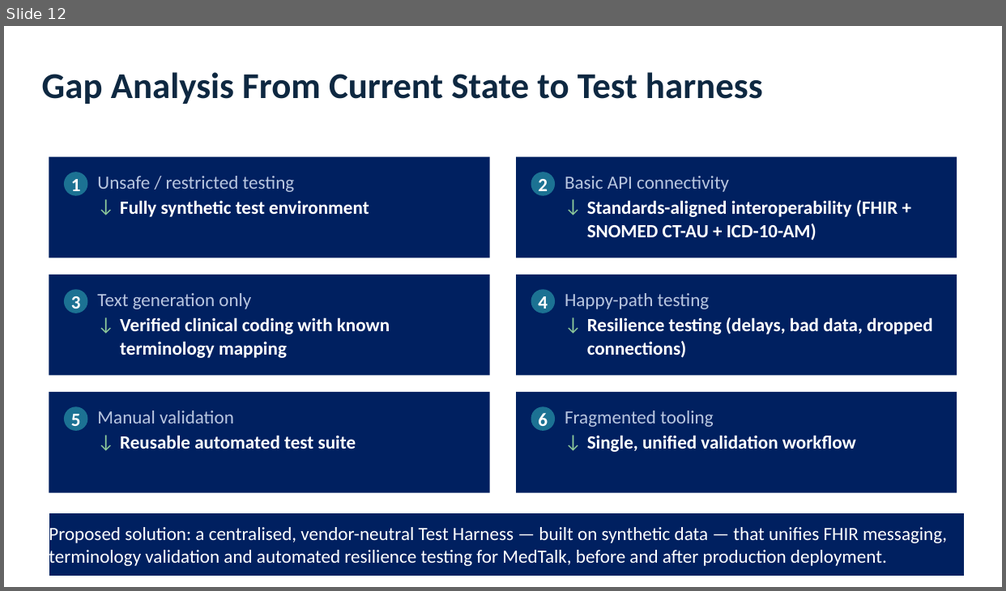
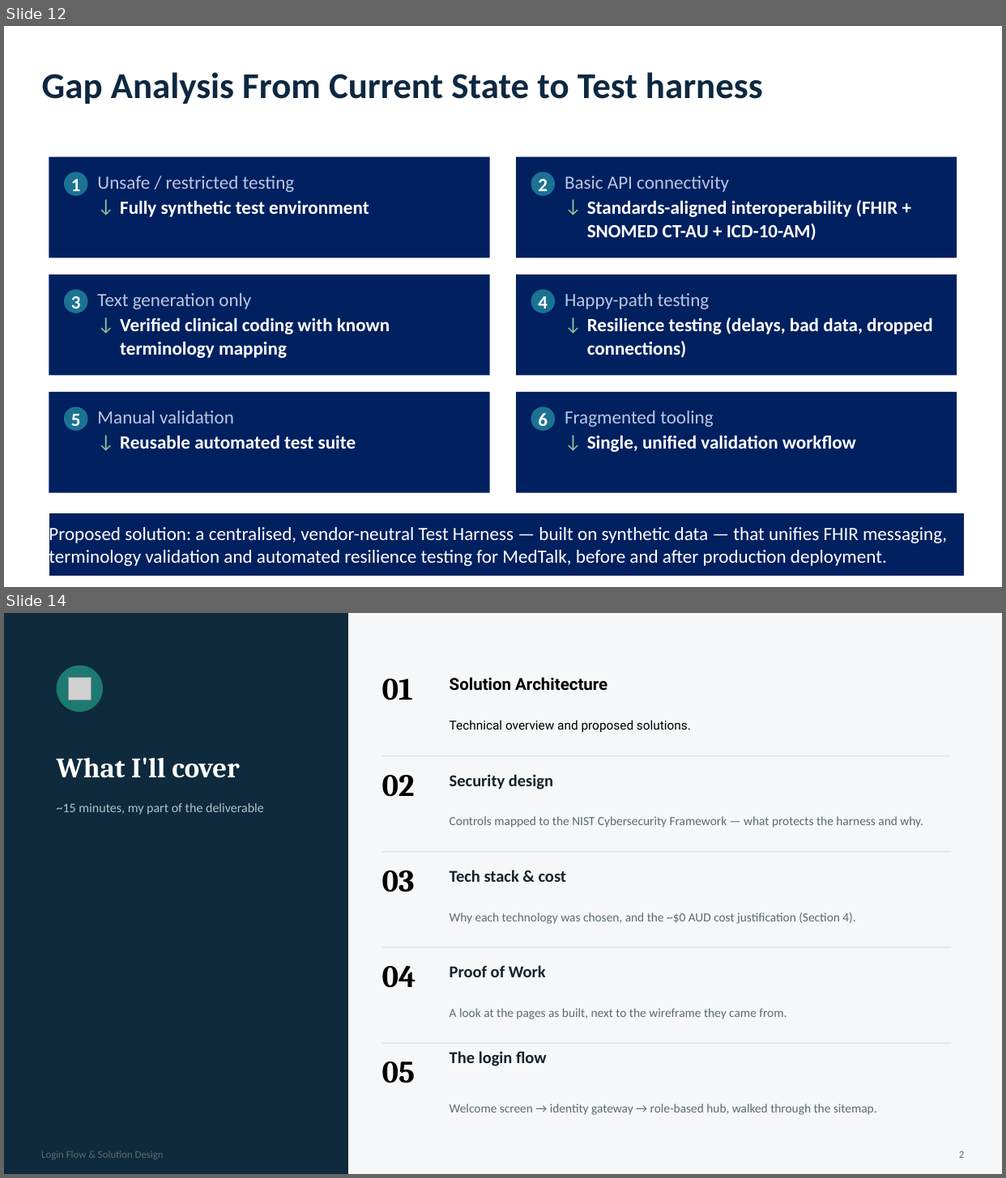
Before and after one commit to SkinnySeal17/HEAALTHCARE_SYSTEM, a slide deck: DOCUMENTS/Presentation_Assignment2.pptx. Shown one above the other, each under a label of ours: slide 12 before the commit, slides 12 and 14 after it; the slides between them are not shown. The pictures are 1006x591 and 1006x1178 pixels, drawn with LibreOffice and Linux fonts; fonts in the diff are those of the drawing; grey boxes stand for pictures. Boxes give left, top, right and bottom in pixels: in the first picture for what was removed or moved away, otherwise in the second. Text is boxed around its words. In the diff, an @@ line names an element or a change of style, - is before the commit and + after.

```diff
--- a/DOCUMENTS/Presentation_Assignment2.pptx
+++ b/DOCUMENTS/Presentation_Assignment2.pptx
@@ slide 14 added at <box>4,613,1002,1174</box>, background #F5F7F8 @@
@@ rectangle added at <box>4,613,348,1174</box>, fill #0F2A3D @@
@@ ellipse added at <box>57,666,103,712</box>, fill #1D7A73 @@
@@ picture added at <box>68,677,91,700</box> @@
@@ text added at <box>382,679,413,700</box>, 30 pt, text #000000, bold @@
+01
@@ text added at <box>450,677,607,691</box>, 16 pt, text #000000, bold @@
+Solution Architecture
@@ text added at <box>450,720,691,732</box>, 12 pt, text #000000 @@
+Technical overview and proposed solutions.
@@ text added at <box>57,757,240,778</box>, 27 pt, text #FFFFFF, bold @@
+What I'll cover
@@ line added from (382, 756) to (951, 756), #DCE2E5 1 pt @@
@@ text added at <box>382,775,415,797</box>, 30 pt, text #000000, bold @@
+02
@@ text added at <box>450,774,553,790</box>, 16 pt, text #16232C, bold @@
+Security design
@@ text added at <box>57,803,264,815</box>, 12.5 pt, text #AFC2CA @@
+~15 minutes, my part of the deliverable
@@ text added at <box>450,816,923,828</box>, 12 pt, text #5B6B73 @@
+Controls mapped to the NIST Cybersecurity Framework — what protects the harness and why.
@@ line added from (382, 852) to (951, 852), #DCE2E5 1 pt @@
@@ text added at <box>382,871,415,892</box>, 30 pt, text #000000, bold @@
+03
@@ text added at <box>450,870,567,882</box>, 16 pt, text #16232C, bold @@
+Tech stack & cost
@@ text added at <box>450,913,855,924</box>, 12 pt, text #5B6B73 @@
+Why each technology was chosen, and the ~$0 AUD cost justification (Section 4).
@@ line added from (382, 948) to (951, 948), #DCE2E5 1 pt @@
@@ text added at <box>382,965,416,988</box>, 30 pt, text #000000, bold @@
+04
@@ text added at <box>450,965,546,977</box>, 16 pt, text #16232C, bold @@
+Proof of Work
@@ text added at <box>450,1008,786,1020</box>, 12 pt, text #5B6B73 @@
+A look at the pages as built, next to the wireframe they came from.
@@ line added from (382, 1043) to (951, 1043), #DCE2E5 1 pt @@
@@ text added at <box>382,1062,415,1084</box>, 30 pt, text #000000, bold @@
+05
@@ text added at <box>450,1051,547,1067</box>, 16 pt, text #16232C, bold @@
+The login flow
@@ text added at <box>450,1104,877,1115</box>, 12 pt, text #5B6B73 @@
+Welcome screen → identity gateway → role-based hub, walked through the sitemap.
@@ text added at <box>41,1151,164,1160</box>, 10 pt, text #5B6B73 @@
+Login Flow & Solution Design
@@ text added at <box>959,1151,964,1158</box>, 10 pt, text #5B6B73 @@
+2
```
Also in this commit, not shown: 9 other slides added.
